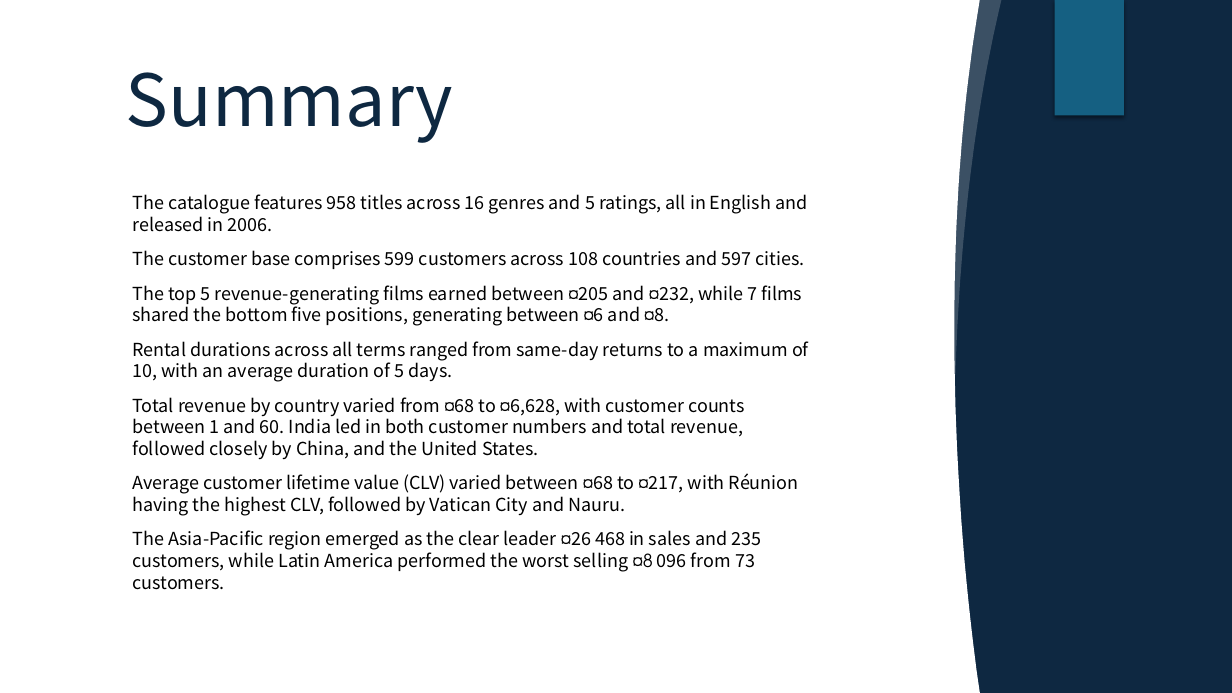
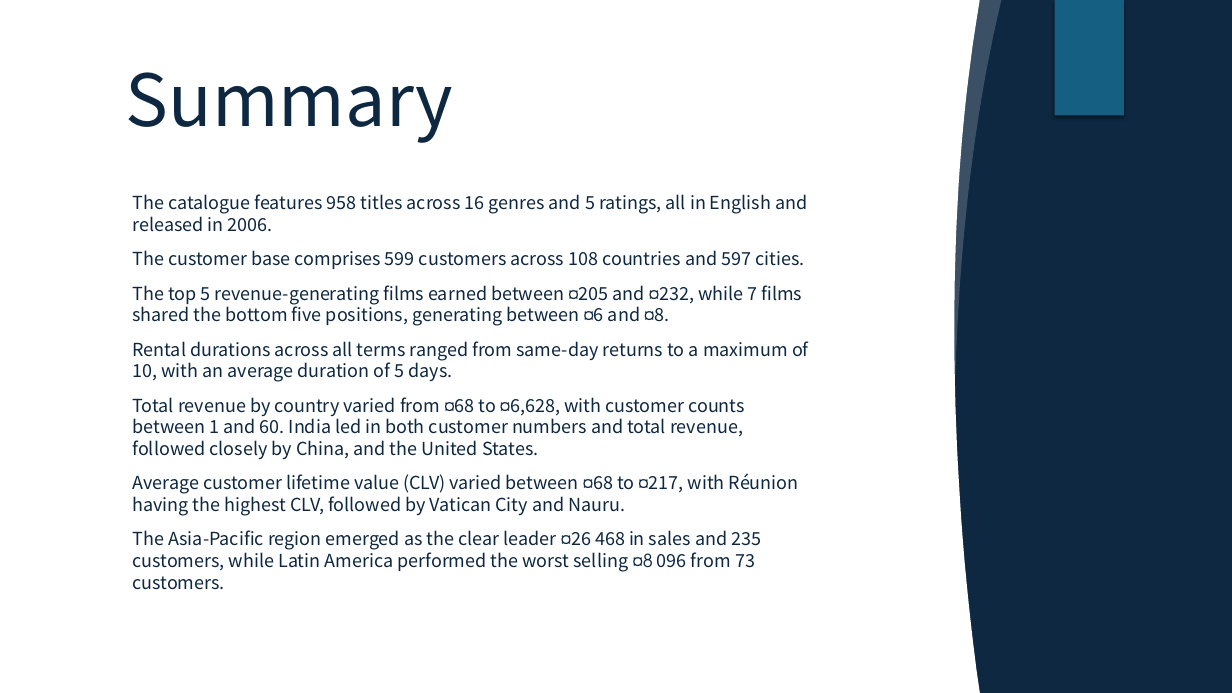
Before and after one commit to davidgriesel/03_streaming_service_database_queries, a slide deck: slide 10 of deliverables/presentation.pptx (slide 11 before the commit). Drawn at 1232x693 pixels with LibreOffice and Linux fonts; fonts in the diff are those of the drawing; grey boxes stand for pictures; background and template pictures are left out. Boxes give left, top, right and bottom in pixels: in the first picture for what was removed or moved away, otherwise in the second. Text is boxed around its words. In the diff, an @@ line names an element or a change of style, - is before the commit and + after.

```diff
--- a/deliverables/presentation.pptx
+++ b/deliverables/presentation.pptx
@@ text "The catalogue features 958 titles ..." at (132, 194, 809, 590): text colour #000000 to #0E2741 @@
```
Also in this commit, not shown: 7 other slides changed, 2 slides added, 3 slides removed, 7 other files.
